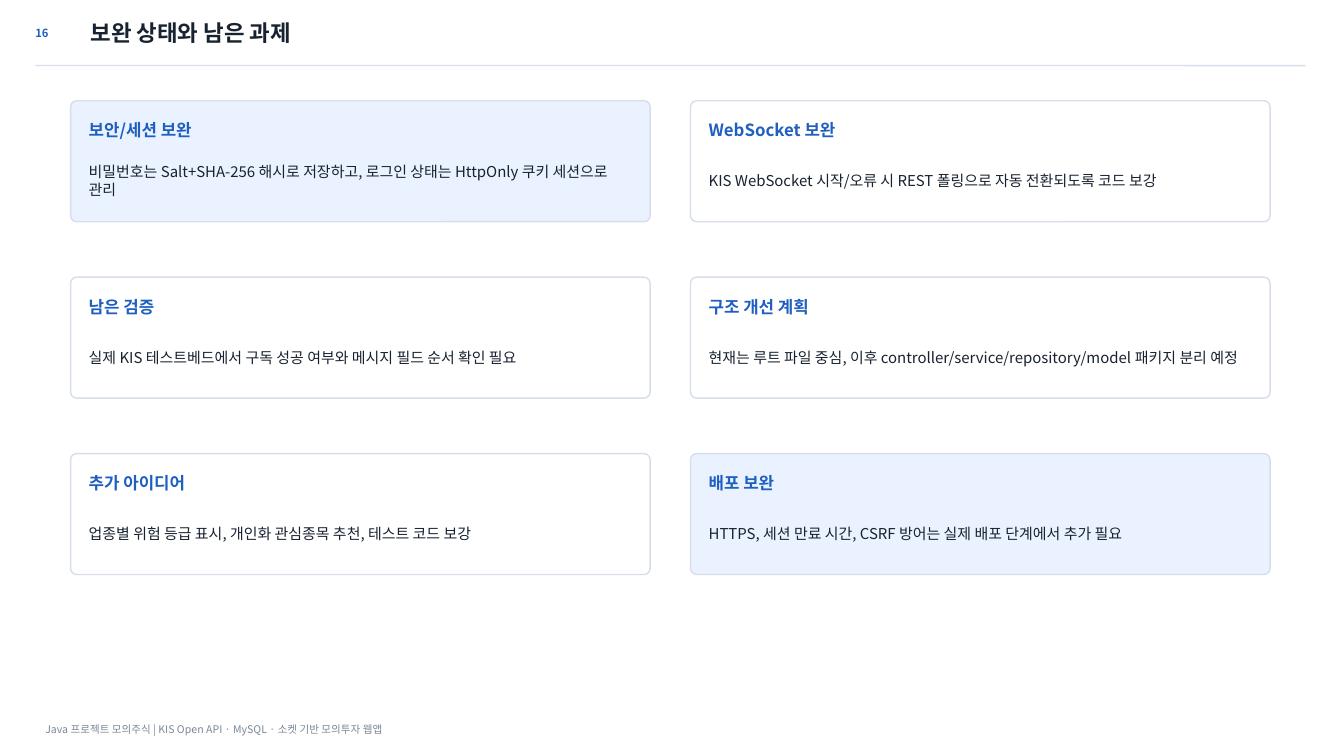
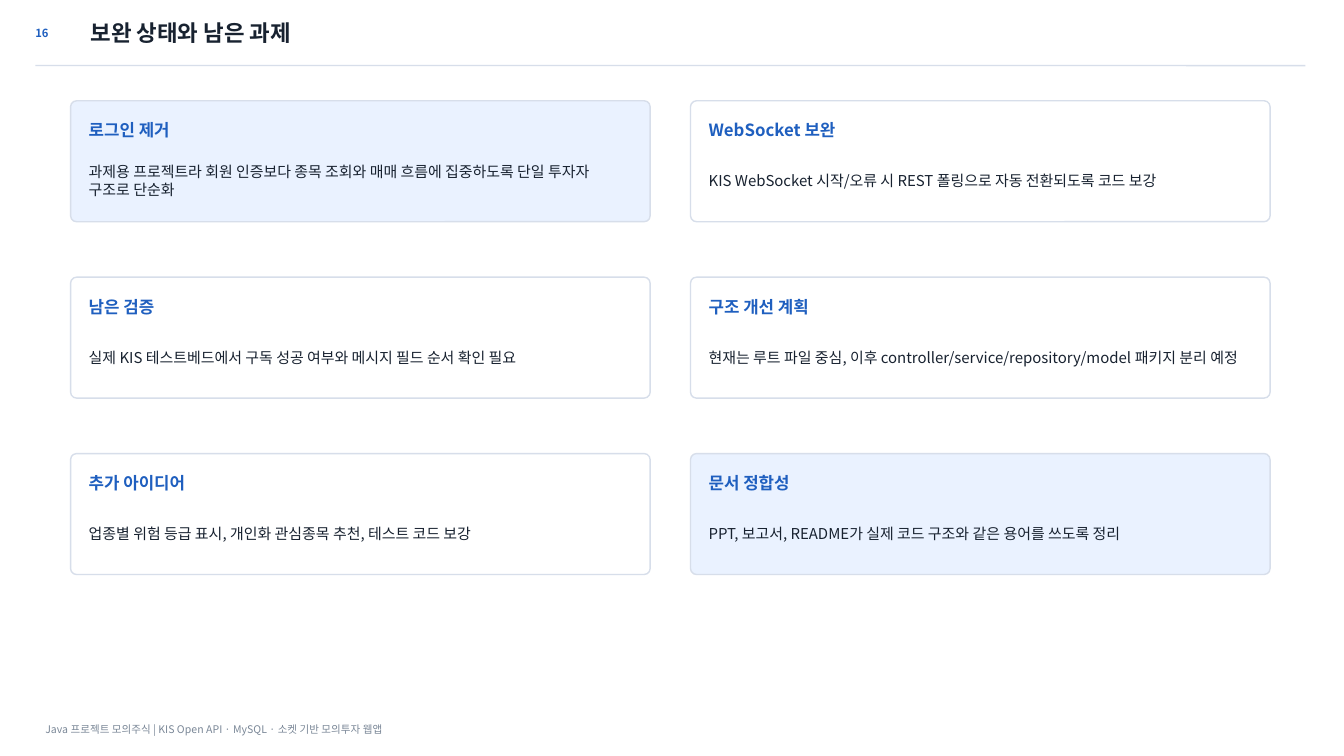
Before and after one commit to osangmin51-spec/javaproject, a slide deck: slide 16 of deliverables/Java_모의주식투자_발표자료_최종정합본.pptx. Drawn at 1344x756 pixels with LibreOffice and Linux fonts; fonts in the diff are those of the drawing. Boxes give left, top, right and bottom in pixels: in the first picture for what was removed or moved away, otherwise in the second. Text is boxed around its words. In the diff, an @@ line names an element or a change of style, - is before the commit and + after.

```diff
--- a/deliverables/Java_모의주식투자_발표자료_최종정합본.pptx
+++ b/deliverables/Java_모의주식투자_발표자료_최종정합본.pptx
@@ text at [89, 122, 170, 138]: text changed @@
-보안/세션 보완
+로그인 제거
@@ text at [89, 164, 589, 196]: text changed @@
-비밀번호는 Salt+SHA-256 해시로 저장하고, 로그인 상태는 HttpOnly 쿠키 세션으로 관리
+과제용 프로젝트라 회원 인증보다 종목 조회와 매매 흐름에 집중하도록 단일 투자자 구조로 단순화
@@ text at [709, 475, 789, 491]: text changed @@
-배포 보완
+문서 정합성
@@ text at [709, 526, 1121, 542]: text changed @@
-HTTPS, 세션 만료 시간, CSRF 방어는 실제 배포 단계에서 추가 필요
+PPT, 보고서, README가 실제 코드 구조와 같은 용어를 쓰도록 정리
```
Also in this commit, not shown: 8 other slides changed, 10 other files.
